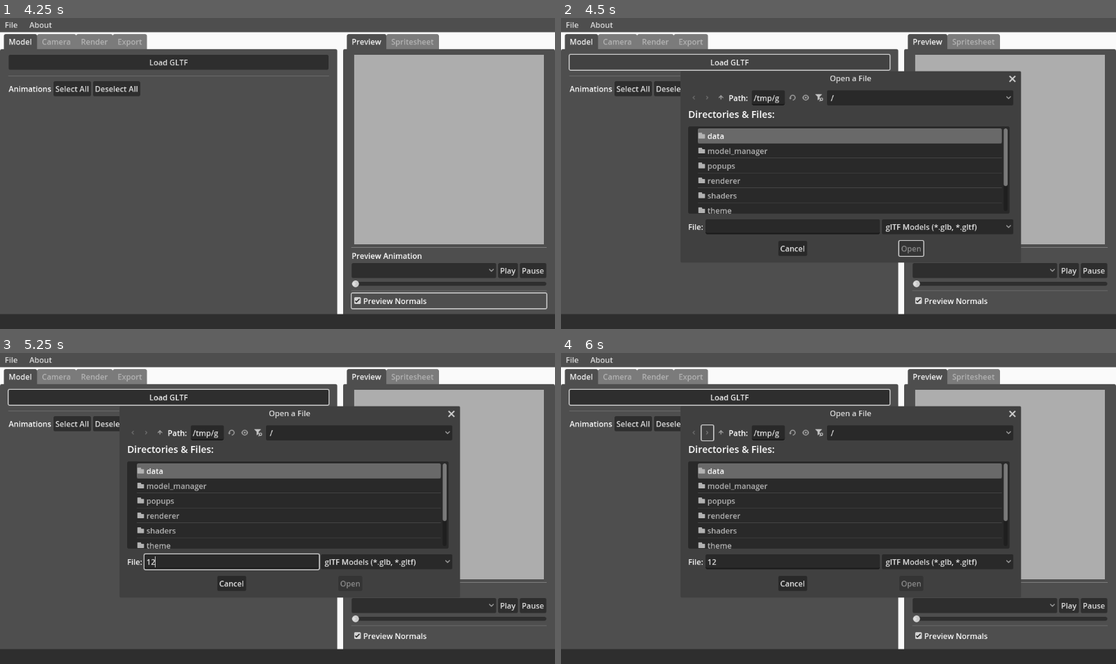
Above: before the commit, frames 1-4 (two rows, left to right).
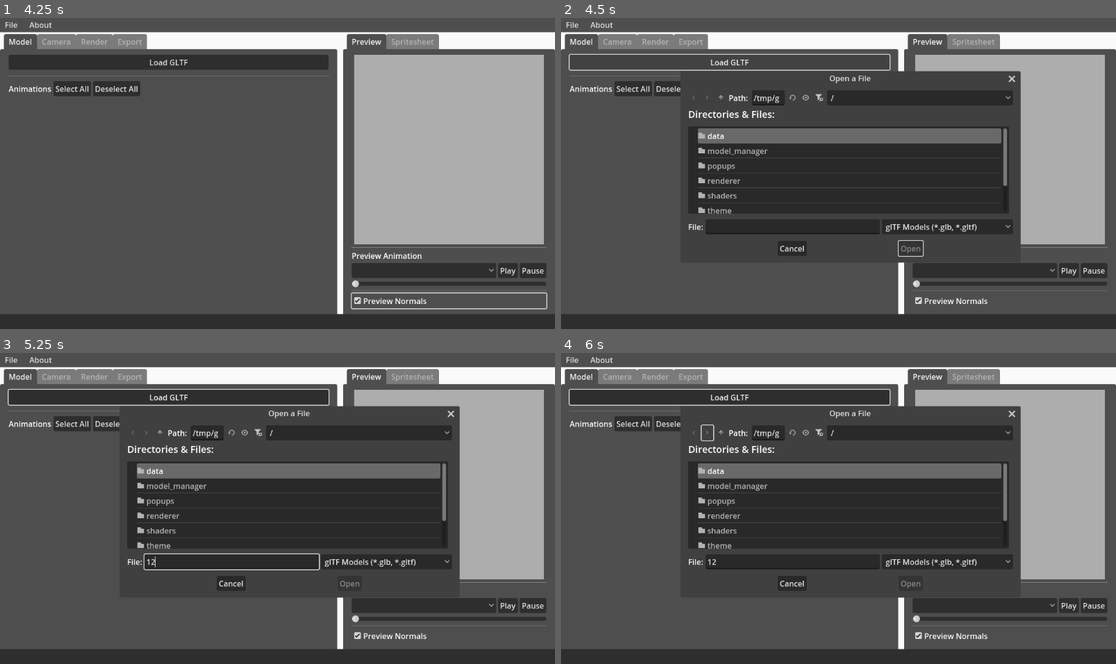
Above: after the commit, the same moments.

Repository: Caaz/FlatPixel
Game: Godot game, scene res://ui/main.tscn
Two runs of this game, one before a commit and one after it. Both use one fixed random seed, a clock stepped at 60 frames per second and the inputs below.
Inputs (mouse positions are in pixels of both pictures, inside the frame that each line leads up to):
- Up to frame 1 (4.25 s): click "Play" at 0.5 s; click "Play" at 1.25 s; click "Select All" at 2 s; click "Deselect All" at 2.75 s; click "Preview Normals" at 3.5 s
- Up to frame 2 (4.5 s): click "Load GLTF" at 4.25 s
- Up to frame 3 (5.25 s): click (233, 561) at 5.02 s; type "12" at 5.1 s
- Up to frame 4 (6 s): click (705, 433) at 5.75 s

Frame 1 is identical in both runs. In frame 2, 0.4% of the frame differs, in the area x 39-83%, y 17-77%; in frame 3, 0.3%; in frame 4, 0.3%.

Commit message:
add icon

Diff:
--- a/icon.svg
+++ /dev/null
@@ -1 +0,0 @@
-<svg height="128" width="128" xmlns="http://www.w3.org/2000/svg"><rect x="2" y="2" width="124" height="124" rx="14" fill="#363d52" stroke="#212532" stroke-width="4"/><g transform="scale(.101) translate(122 122)"><g fill="#fff"><path d="M105 673v33q407 354 814 0v-33z"/><path fill="#478cbf" d="m105 673 152 14q12 1 15 14l4 67 132 10 8-61q2-11 15-15h162q13 4 15 15l8 61 132-10 4-67q3-13 15-14l152-14V427q30-39 56-81-35-59-83-108-43 20-82 47-40-37-88-64 7-51 8-102-59-28-123-42-26 43-46 89-49-7-98 0-20-46-46-89-64 14-123 42 1 51 8 102-48 27-88 64-39-27-82-47-48 49-83 108 26 42 56 81zm0 33v39c0 276 813 276 813 0v-39l-134 12-5 69q-2 10-14 13l-162 11q-12 0-16-11l-10-65H447l-10 65q-4 11-16 11l-162-11q-12-3-14-13l-5-69z"/><path d="M483 600c3 34 55 34 58 0v-86c-3-34-55-34-58 0z"/><circle cx="725" cy="526" r="90"/><circle cx="299" cy="526" r="90"/></g><g fill="#414042"><circle cx="307" cy="532" r="60"/><circle cx="717" cy="532" r="60"/></g></g></svg>
--- a/project.godot
+++ b/project.godot
@@ -14,7 +14,7 @@
 config/version="0.2"
 run/main_scene="res://ui/main.tscn"
 config/features=PackedStringArray("4.4", "GL Compatibility")
-config/icon="res://icon.svg"
+config/icon="uid://b640qw13n7y6j"
 
 [autoload]
 
Not shown, changed: export_presets.cfg
Binary file added: icon.png
Not shown, changed: icon.png.import
